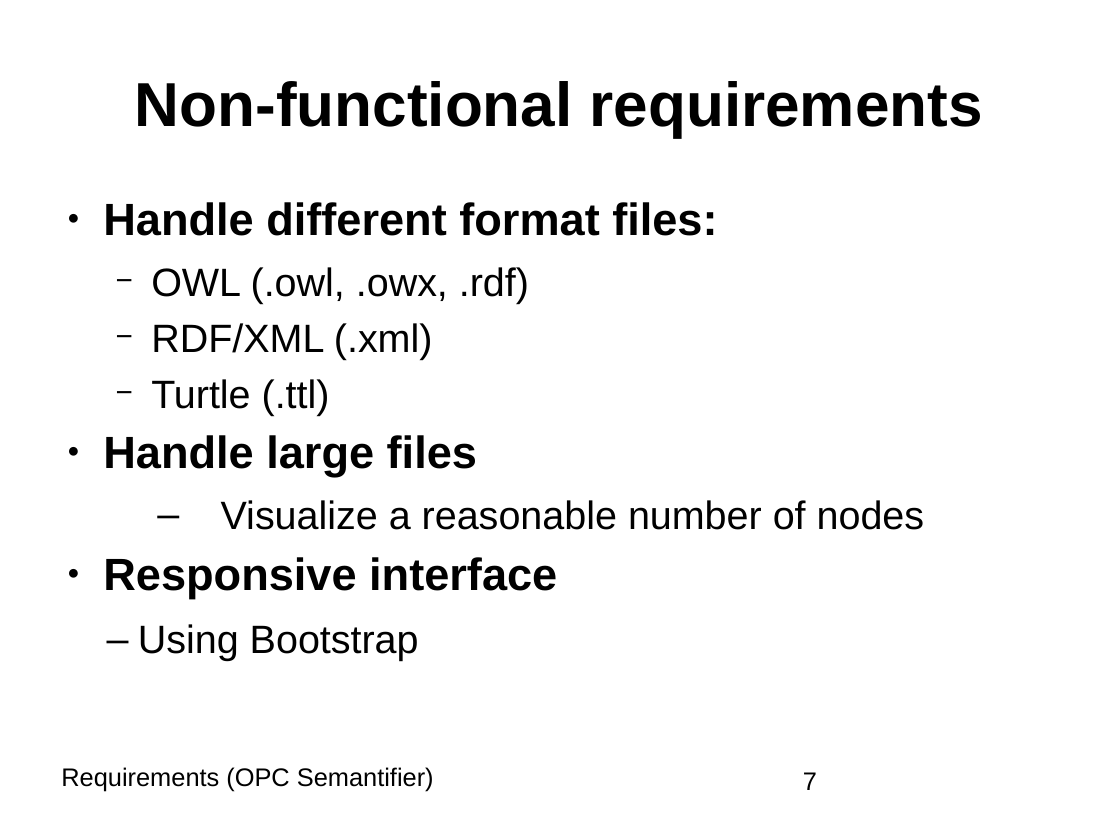
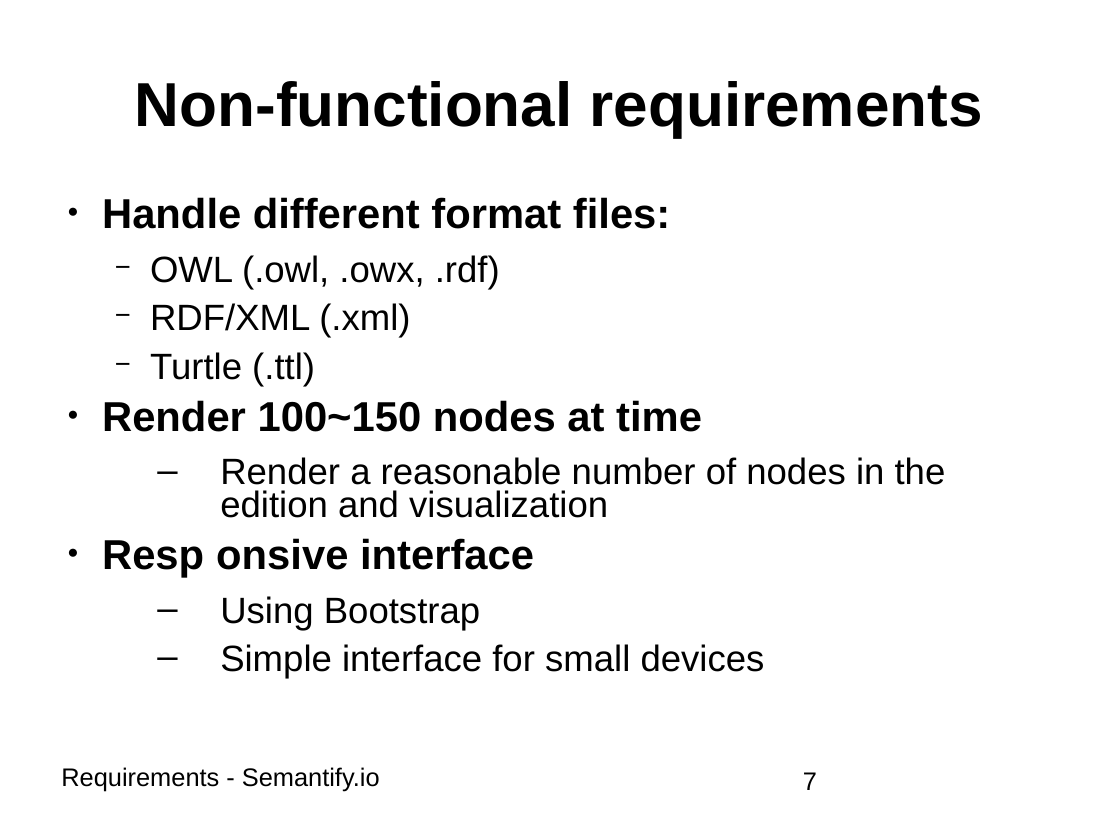
Before and after one commit to BonnWestCoast/Semantify.io-docs, a slide deck: slide 7 of 2requirements/presentation.ppt. Drawn at 1120x840 pixels with LibreOffice and Linux fonts; fonts in the diff are those of the drawing. Boxes give left, top, right and bottom in pixels: in the first picture for what was removed or moved away, otherwise in the second. Text is boxed around its words. In the diff, an @@ line names an element or a change of style, - is before the commit and + after.

```diff
--- a/2requirements/presentation.ppt
+++ b/2requirements/presentation.ppt
@@ text at (x1=102, y1=197, x2=670, y2=630): size 32 to 29.6 pt in "Handle different format files:"; size 28 to 25.9 pt in "OWL (.owl, .owx, .rdf)", "RDF/XML (.xml)", "Turtle (.ttl)", "Using Bootstrap"; indent changed; line spacing 0.84 to 0.74; line spacing 0.9 to 0.74 @@
@@ text at (x1=102, y1=400, x2=946, y2=578): text changed; size 32 to 25.9 pt; bold off @@
-● Handle large files
-  – Visualize a reasonable number of nodes
-● Responsive interface
+● Render 100~150 nodes at time
+  – Render a reasonable number of nodes in the edition and visualization
+● Resp onsive interface
@@ text at (x1=220, y1=644, x2=765, y2=679): paragraph added @@
+  – Simple interface for small devices
@@ text at (x1=61, y1=767, x2=380, y2=791): text changed @@
-Requirements (OPC Semantifier)
+Requirements - Semantify.io
```
Also in this commit, not shown: 6 other slides changed, 2 slides added, 1 slide removed, 1 other file.
